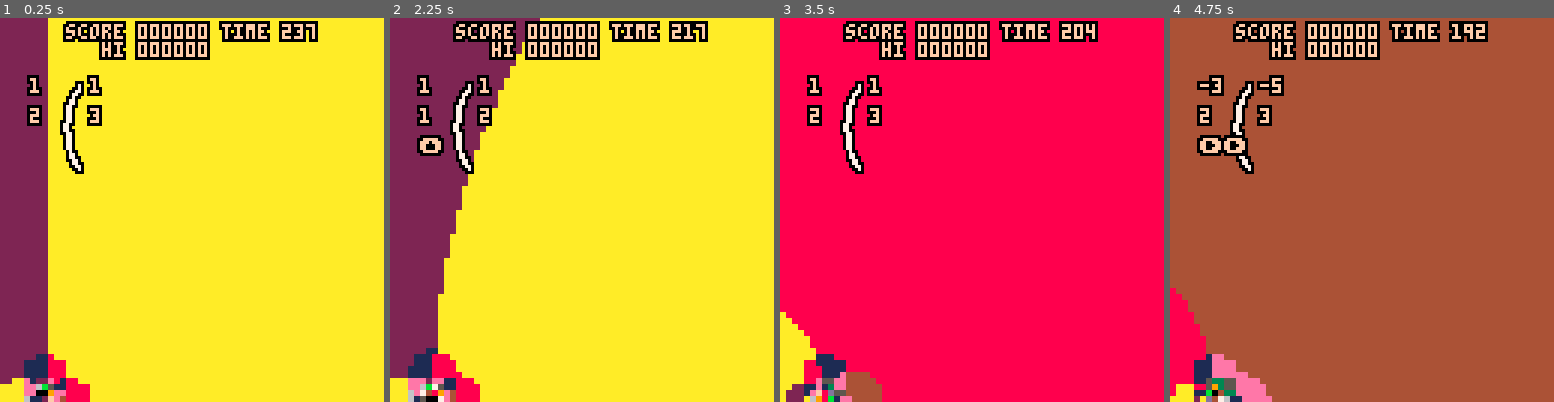
Above: before the commit, frames 1-4 (left to right).
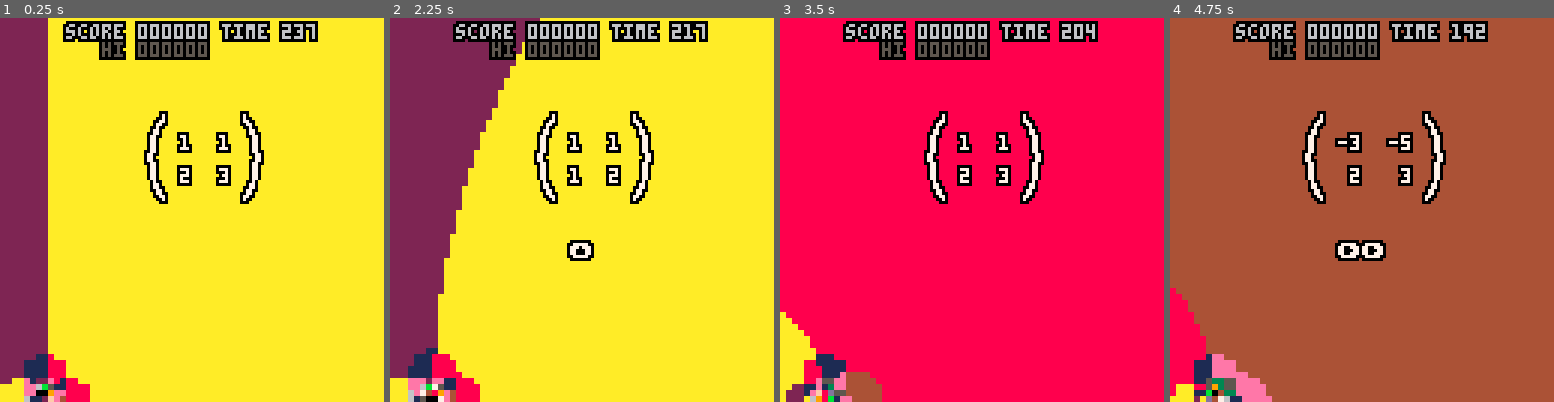
Above: after the commit, the same moments.

Repository: m4thpro/sl2z
Game: PICO-8 cartridge sl2z.p8
Two runs of this game, one before a commit and one after it. Both use one fixed random seed, a clock stepped at 60 frames per second and the inputs below.
Inputs:
- Up to frame 1 (0.25 s): no input
- Up to frame 2 (2.25 s): tap O (Z key) at 0.7, 1.7, 2.1 s; hold Right 1.6-2.1 s; hold Up from 2.15 s (still down)
- Up to frame 3 (3.5 s): release Up at 2.42 s; hold Right 2.47-3.03 s; tap O (Z key) at 2.5, 2.9, 3.3 s; hold Left from 3.08 s (still down)
- Up to frame 4 (4.75 s): release Left at 3.58 s; hold Down 3.63-3.97 s; tap O (Z key) at 3.7, 4.1, 4.5 s; hold Right 4.02-4.68 s; hold Up from 4.73 s (still down)

The runs differ from the first frame. In frame 1, 5.7% of the frame differs, in the area x 7-83%, y 1-49%; in frame 2, 6.4%; in frame 3, 5.7%; in frame 4, 7.4%, in the area x 7-83%, y 1-64%.

Commit message:
perform matrix layout

Diff:
--- a/sl2z.p8
+++ b/sl2z.p8
@@ -115,13 +115,14 @@
    end
 end
 
-function printo(text,x,y)
+function printo(text,x,y,c)
+   c = c or 8
    for i= -1,1 do
       for j= -1,1 do
 	 print(text,x+i,y+j,0)
       end
    end
-   print(text,x,y,15)
+   print(text,x,y,c)
 end
 
 function padded(i, s)
@@ -206,17 +207,23 @@
    --print( stat(1),50,50 )
 
    pal(15,0)
-   spr(64, 20, 20, 1, 4)
+   local left = max(#tostr(drawn[1][1]),#tostr(drawn[1][2]))
+   local right = max(#tostr(drawn[2][1]),#tostr(drawn[2][2]))
+
+   local center_y = 45
+   spr(64, 64 - left*4 - 12, 1 + center_y - 16, 1, 4)
+   spr(64, 64 + right*4 + 12, 1 + center_y - 16, 1, 4, true)
    pal(15,15)
 
-   printo(drawn[1][1],10,20)
-   printo(drawn[2][1],30,20)
-   printo(drawn[1][2],10,30)
-   printo(drawn[2][2],30,30)
-   printo(word,10,40)
-
-   printo("score " .. padded(6,bignum(score)) .. " time " .. padded(3,tostr(flr(10*remaining_time))),64 - (21*4)/2,2)
-   printo("   hi " .. padded(6,bignum(dget(0))) ,64 - (21*4)/2,8)
+   printo(drawn[1][1],64 - #tostr(drawn[1][1])*4,center_y - 6,7)
+   printo(drawn[2][1],64 + 9 + right * 4 - #tostr(drawn[2][1])*4,center_y - 6,7)
+   printo(drawn[1][2],64 - #tostr(drawn[1][2])*4,center_y + 5,7)
+   printo(drawn[2][2],64 + 9 + right * 4 - #tostr(drawn[2][2])*4,center_y + 5,7)
+
+   printo(word,64 - 4*#word,center_y + 30, 7)
+
+   printo("score " .. padded(6,bignum(score)) .. " time " .. padded(3,tostr(flr(10*remaining_time))),64 - (21*4)/2,2, 6)
+   printo("   hi " .. padded(6,bignum(dget(0))) ,64 - (21*4)/2,8, 5)
 end
 
 function _init()
